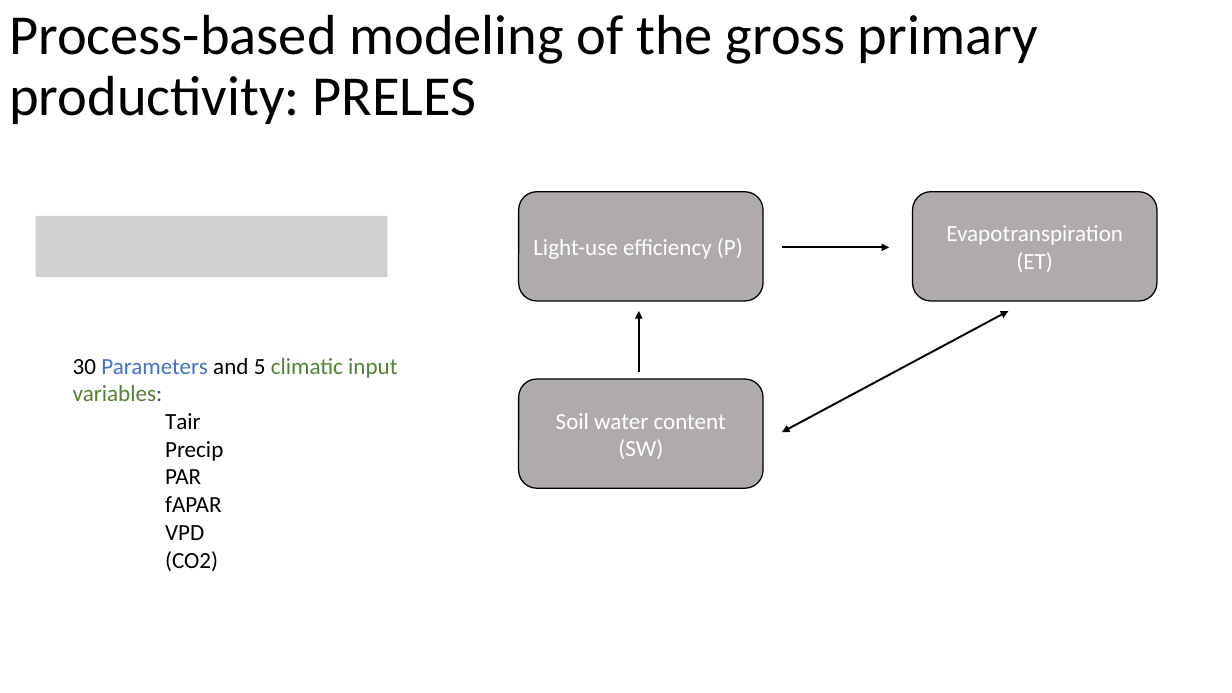
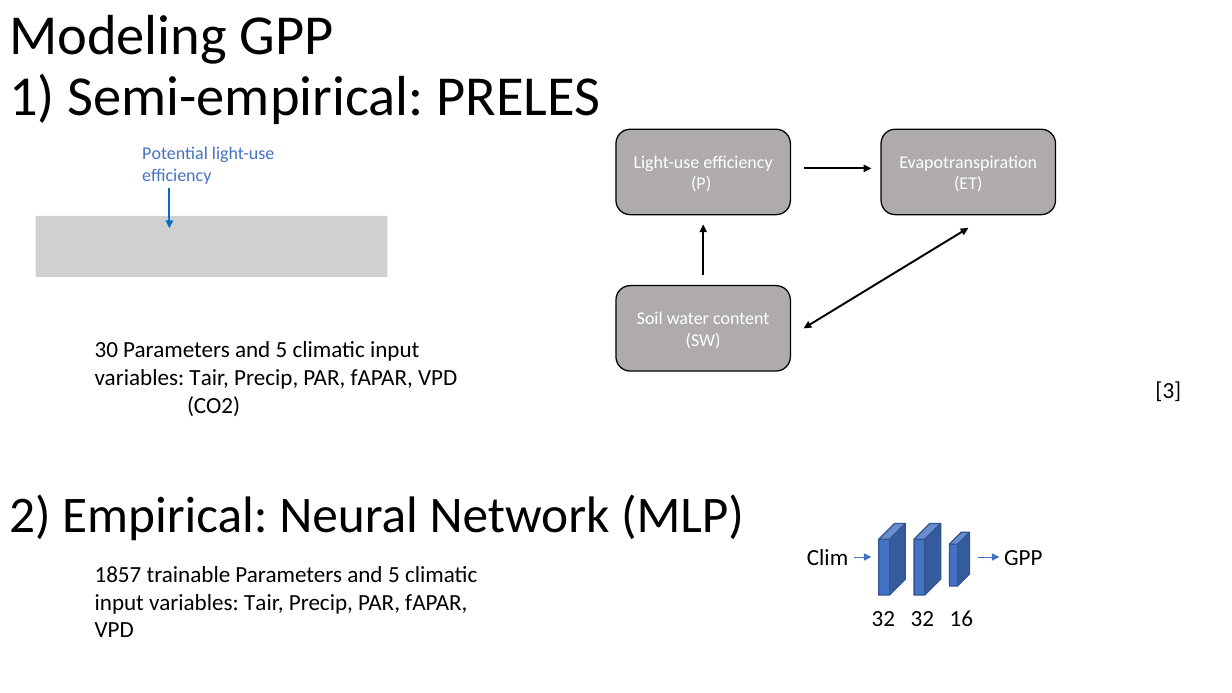
Before and after one commit to MWesselkamp/Intern_MPI_Jena, a slide deck: slide 5 of presentation/presi.pptx (slide 9 before the commit). Drawn at 1232x693 pixels with LibreOffice and Linux fonts; fonts in the diff are those of the drawing; grey boxes stand for pictures. Boxes give left, top, right and bottom in pixels: in the first picture for what was removed or moved away, otherwise in the second. Text is boxed around its words. In the diff, an @@ line names an element or a change of style, - is before the commit and + after.

```diff
--- a/presentation/presi.pptx
+++ b/presentation/presi.pptx
@@ title at [9, 14, 600, 124]: text changed @@
-Process-based modeling of the gross primary productivity: PRELES
+Modeling GPP
+1) Semi-empirical: PRELES
@@ text added at [142, 146, 274, 184], 14 pt, text #4472C4 @@
+Potential light-use efficiency
@@ rounded rectangle "Light-use efficiency (P)": place and size @@
-rounded rectangle "Light-use efficiency (P)" at [518, 192, 763, 301]
+rounded rectangle "Light-use efficiency (P)" at [616, 129, 791, 214]
@@ rounded rectangle "Evapotranspiration (ET)": place and size @@
-rounded rectangle "Evapotranspiration (ET)" at [913, 192, 1158, 301]
+rounded rectangle "Evapotranspiration (ET)" at [882, 129, 1056, 214]
@@ arrow moved from (782, 248) - (889, 248) to (804, 168) - (872, 168) @@
@@ arrow added from (169, 189) to (169, 228), #0070C0 1.5 pt @@
@@ arrow moved from (639, 372) - (639, 311) to (703, 275) - (703, 225) @@
@@ double arrow moved from (1008, 311) - (782, 433) to (969, 228) - (804, 328) @@
@@ size 18 to 14 pt in 3 elements at [616, 129, 791, 214], [882, 129, 1056, 214], [616, 286, 791, 371] @@
@@ rounded rectangle "Soil water content (SW)": place and size @@
-rounded rectangle "Soil water content (SW)" at [518, 379, 763, 488]
+rounded rectangle "Soil water content (SW)" at [616, 286, 791, 371]
@@ text "30 Parameters and 5 climatic ...": place and size @@
-text "30 Parameters and 5 climatic ..." at [73, 358, 397, 571]
+text "30 Parameters and 5 climatic ..." at [95, 341, 457, 416]
@@ text at [95, 341, 457, 389]: text changed @@
-30 Parameters and 5 climatic input variables:
-Tair
-Precip
-PAR
-fAPAR
-VPD
+30 Parameters and 5 climatic input variables: Tair, Precip, PAR, fAPAR, VPD
@@ text added at [1155, 381, 1181, 401], 18 pt, text #000000 @@
+[3]
@@ text added at [9, 494, 744, 541], 40 pt, text #000000 @@
+2) Empirical: Neural Network (MLP)
@@ cube added at [879, 524, 906, 595], fill #4472C4, outline #325491 1 pt @@
@@ cube added at [914, 524, 941, 595], fill #4472C4, outline #325491 1 pt @@
@@ cube added at [950, 532, 970, 586], fill #4472C4, outline #325491 1 pt @@
@@ text added at [95, 566, 477, 637], 18 pt, text #000000 @@
+1857 trainable Parameters and 5 climatic input variables: Tair, Precip, PAR, fAPAR, VPD
@@ text added at [807, 549, 848, 565], 18 pt, text #000000 @@
+Clim
@@ arrow added from (854, 557) to (872, 557), #4472C4 0.5 pt @@
@@ arrow added from (979, 557) to (1000, 557), #4472C4 0.5 pt @@
@@ text added at [1004, 550, 1042, 565], 18 pt, text #000000 @@
+GPP
@@ text added at [872, 610, 973, 626], 18 pt, text #000000 @@
+32 32 16
```
Also in this commit, not shown: 7 other slides changed, 10 slides added, 6 slides removed, 6 other files.
